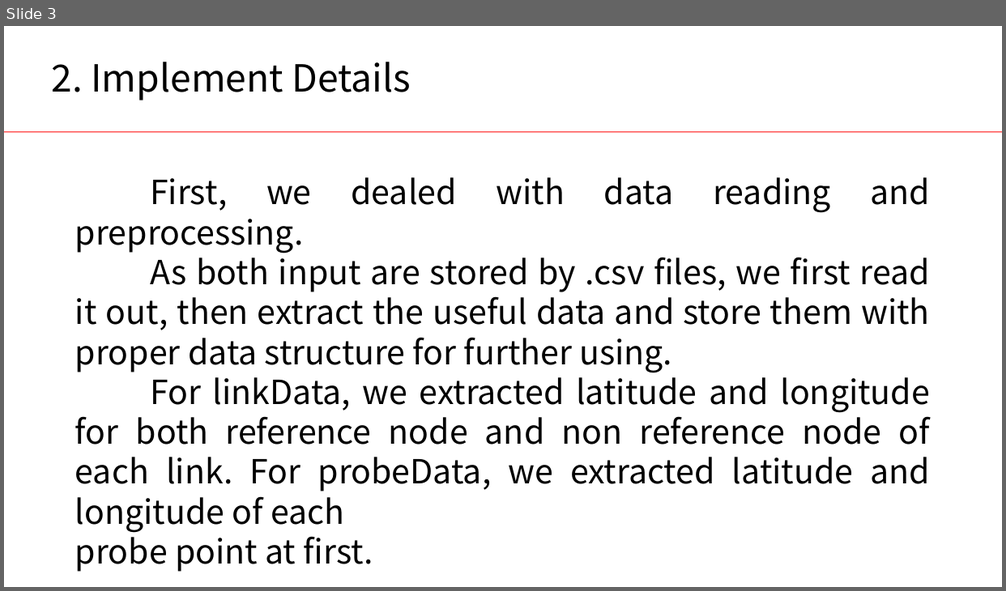
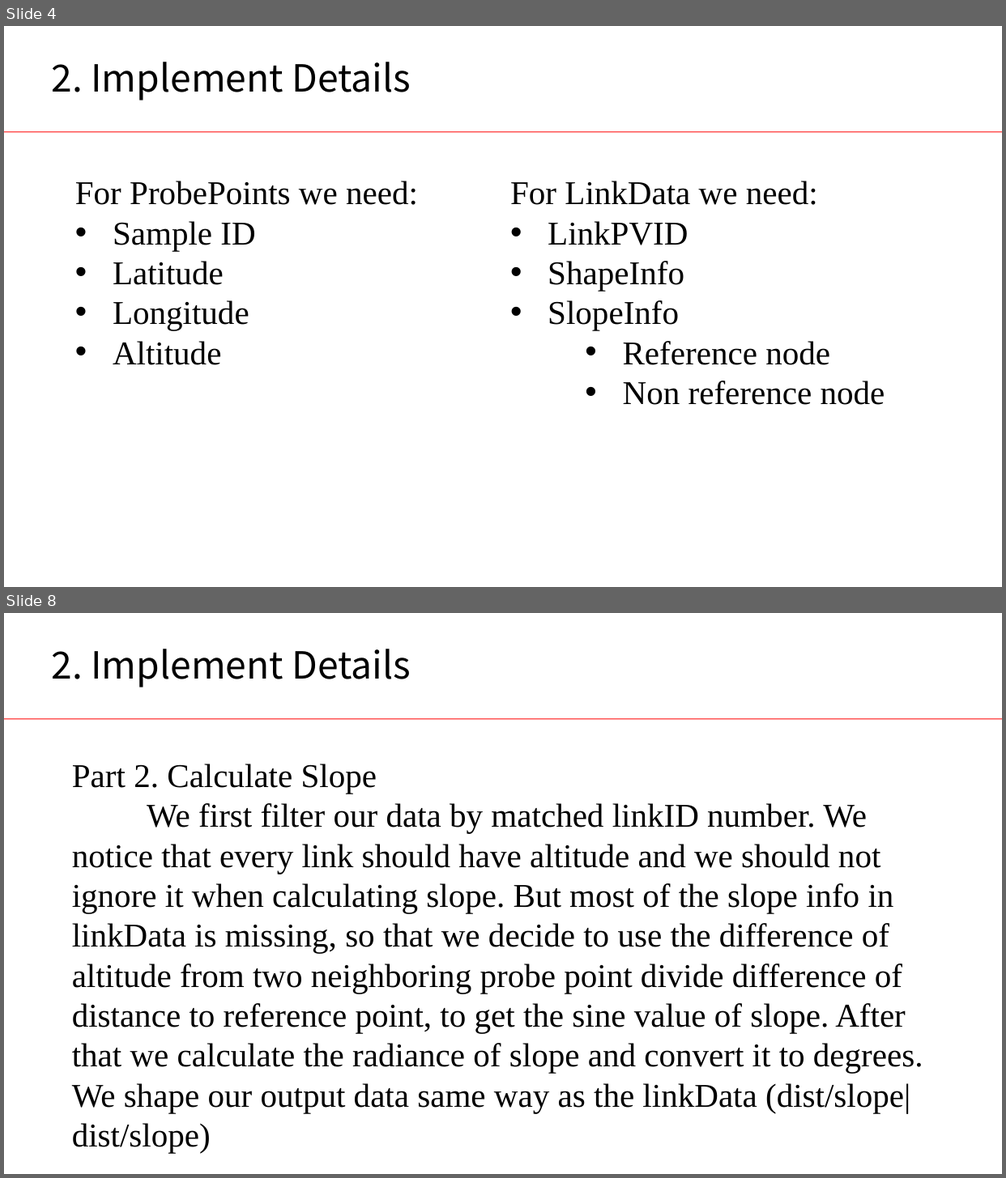
Before and after one commit to jingchengdeng/Probe-Data-Analysis-for-Road-Slope, a slide deck: submissionVersion/HW2Presentation.pptx. Shown one above the other, each under a label of ours: slide 3 before the commit, slides 4 and 8 after it; the slides between them are not shown. The pictures are 1006x591 and 1006x1178 pixels, drawn with LibreOffice and Linux fonts; fonts in the diff are those of the drawing; background and template pictures are left out. Boxes give left, top, right and bottom in pixels: in the first picture for what was removed or moved away, otherwise in the second. Text is boxed around its words. In the diff, an @@ line names an element or a change of style, - is before the commit and + after.

```diff
--- a/submissionVersion/HW2Presentation.pptx
+++ b/submissionVersion/HW2Presentation.pptx
@@ slide 8 added at (x1=4, y1=613, x2=1002, y2=1174), background #FFFFFF; not listed: 1 template element that a slide beside it also shows @@
@@ text added at (x1=52, y1=649, x2=411, y2=688), 36 pt, text #000000 @@
+2. Implement Details
@@ text added at (x1=72, y1=764, x2=923, y2=1153), 32 pt, text #000000 @@
+Part 2. Calculate Slope
+We first filter our data by matched linkID number. We notice that every link should have altitude and we should not ignore it when calculating slope. But most of the slope info in linkData is missing, so that we decide to use the difference of altitude from two neighboring probe point divide difference of distance to reference point, to get the sine value of slope. After that we calculate the radiance of slope and convert it to degrees. We shape our output data same way as the linkData (dist/slope|dist/slope)
@@ what was slide 3 is now slide 4 @@
@@ slide 4 changed as well @@
@@ text at (x1=75, y1=181, x2=418, y2=365): text changed; font Noto Sans CJK SC to Times New Roman @@
-First, we dealed with data reading and preprocessing.
-As both input are stored by .csv files, we first read it out, then extract the useful data and store them with proper data structure for further using.
-For linkData, we extracted latitude and longitude for both reference node and non reference node of each link. For probeData, we extracted latitude and longitude of each
-probe point at first.
+For ProbePoints we need:
+• Sample ID
+• Latitude
+• Longitude
+• Altitude
@@ text added at (x1=510, y1=181, x2=885, y2=405), 32 pt, text #000000 @@
+For LinkData we need:
+• LinkPVID
+• ShapeInfo
+• SlopeInfo
+    • Reference node
+    • Non reference node
```
Also in this commit, not shown: 7 other slides changed, 4 other slides added, 1 slide removed.
